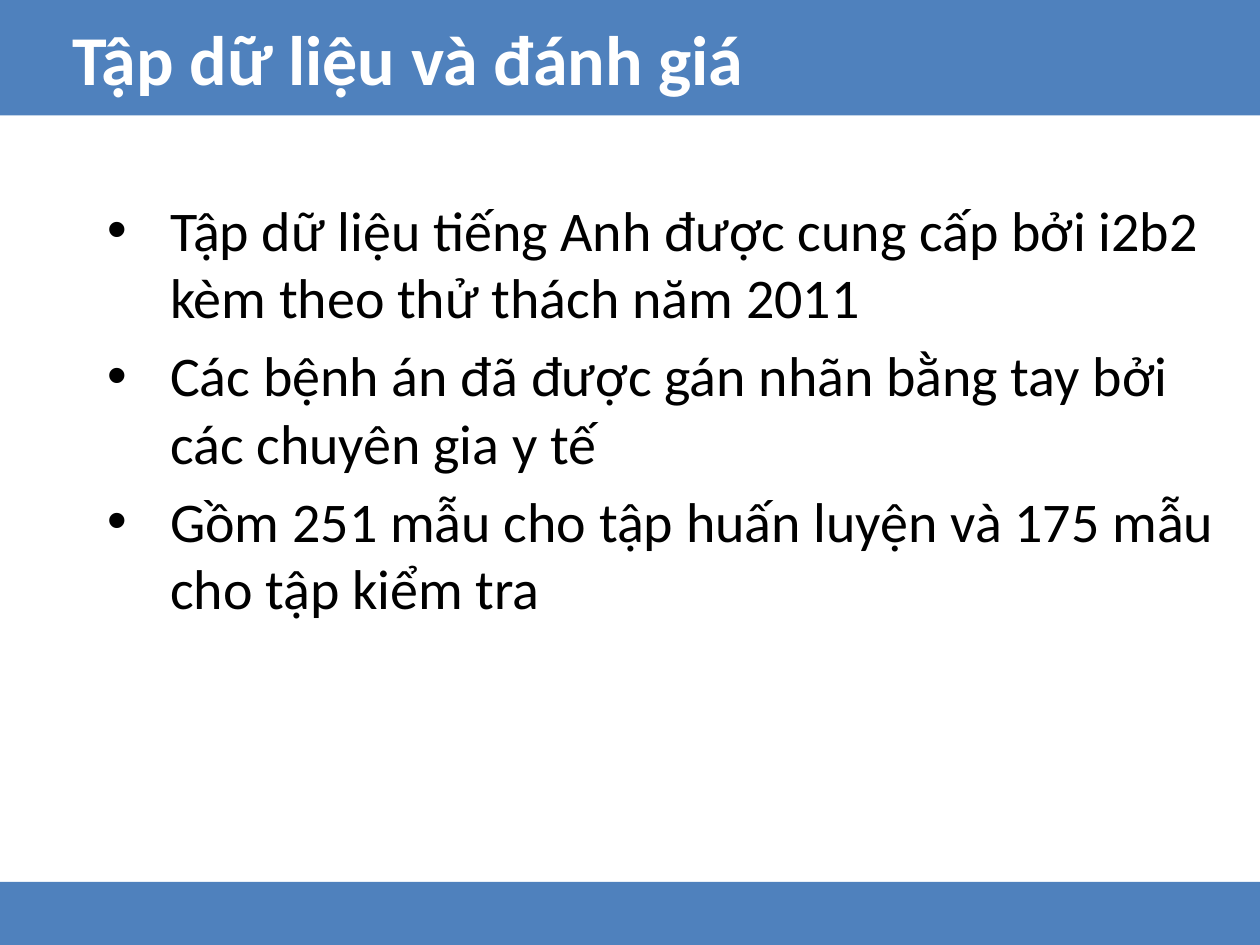
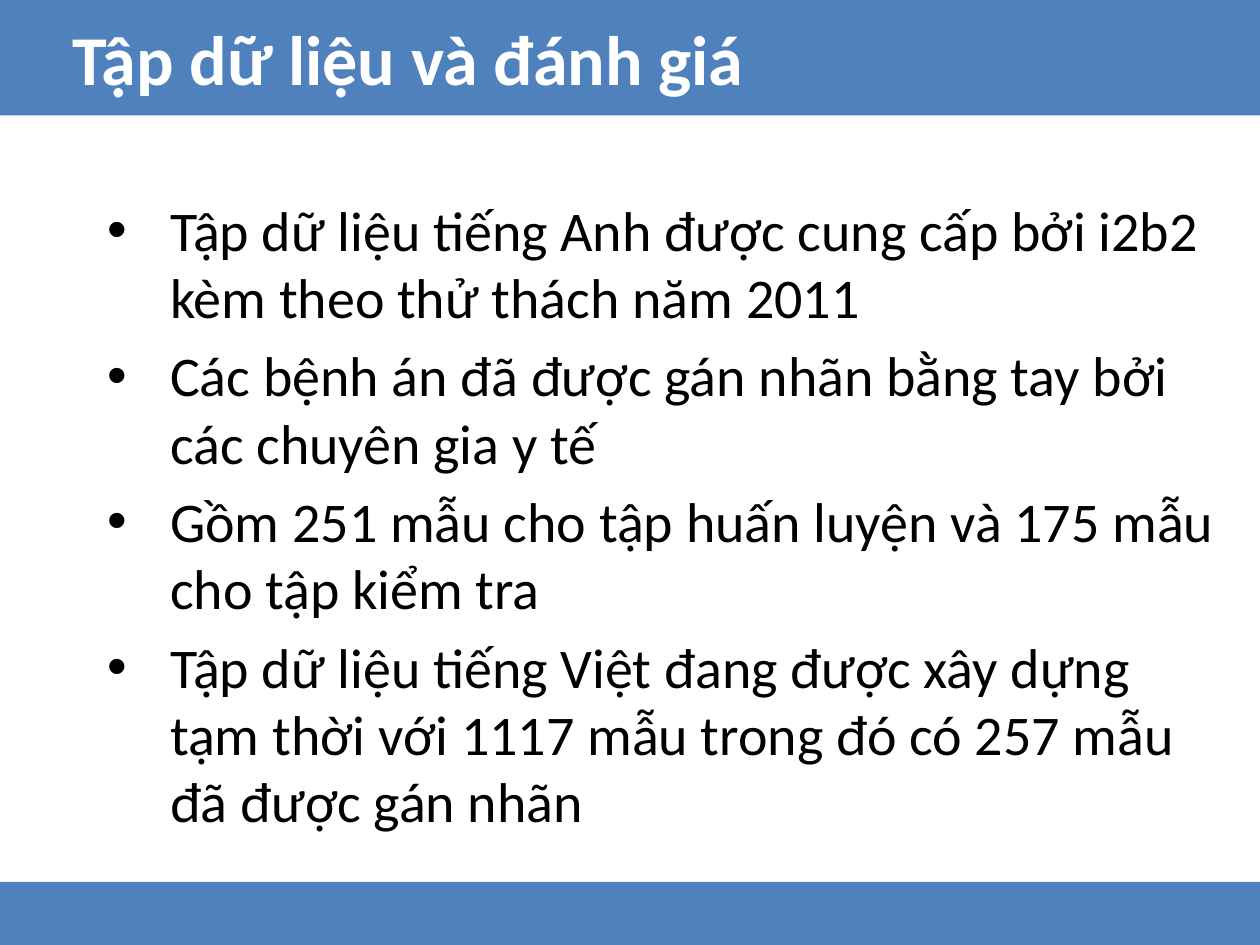
Before and after one commit to hungnd1475/graduate-thesis-hcmut-2015, a slide deck: slide 12 of reports/tttn/thay_tru.pptx. Drawn at 1260x945 pixels with LibreOffice and Linux fonts; fonts in the diff are those of the drawing. Boxes give left, top, right and bottom in pixels: in the first picture for what was removed or moved away, otherwise in the second. Text is boxed around its words. In the diff, an @@ line names an element or a change of style, - is before the commit and + after.

```diff
--- a/reports/tttn/thay_tru.pptx
+++ b/reports/tttn/thay_tru.pptx
@@ text at (170,646,1174,832): paragraph added @@
+• Tập dữ liệu tiếng Việt đang được xây dựng tạm thời với 1117 mẫu trong đó có 257 mẫu đã được gán nhãn
```
Also in this commit, not shown: 7 other slides changed, 1 slide removed, 1 other file.
